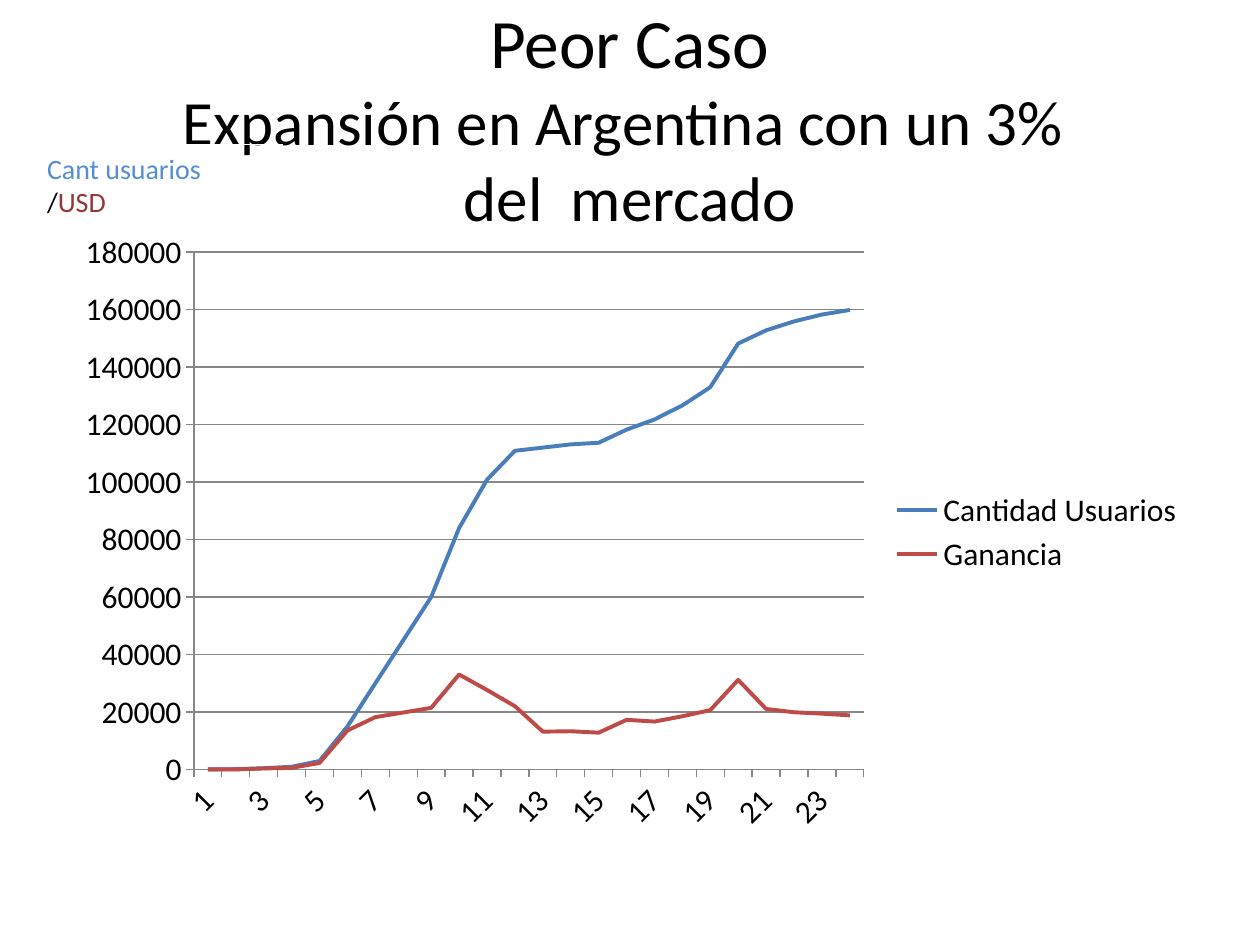
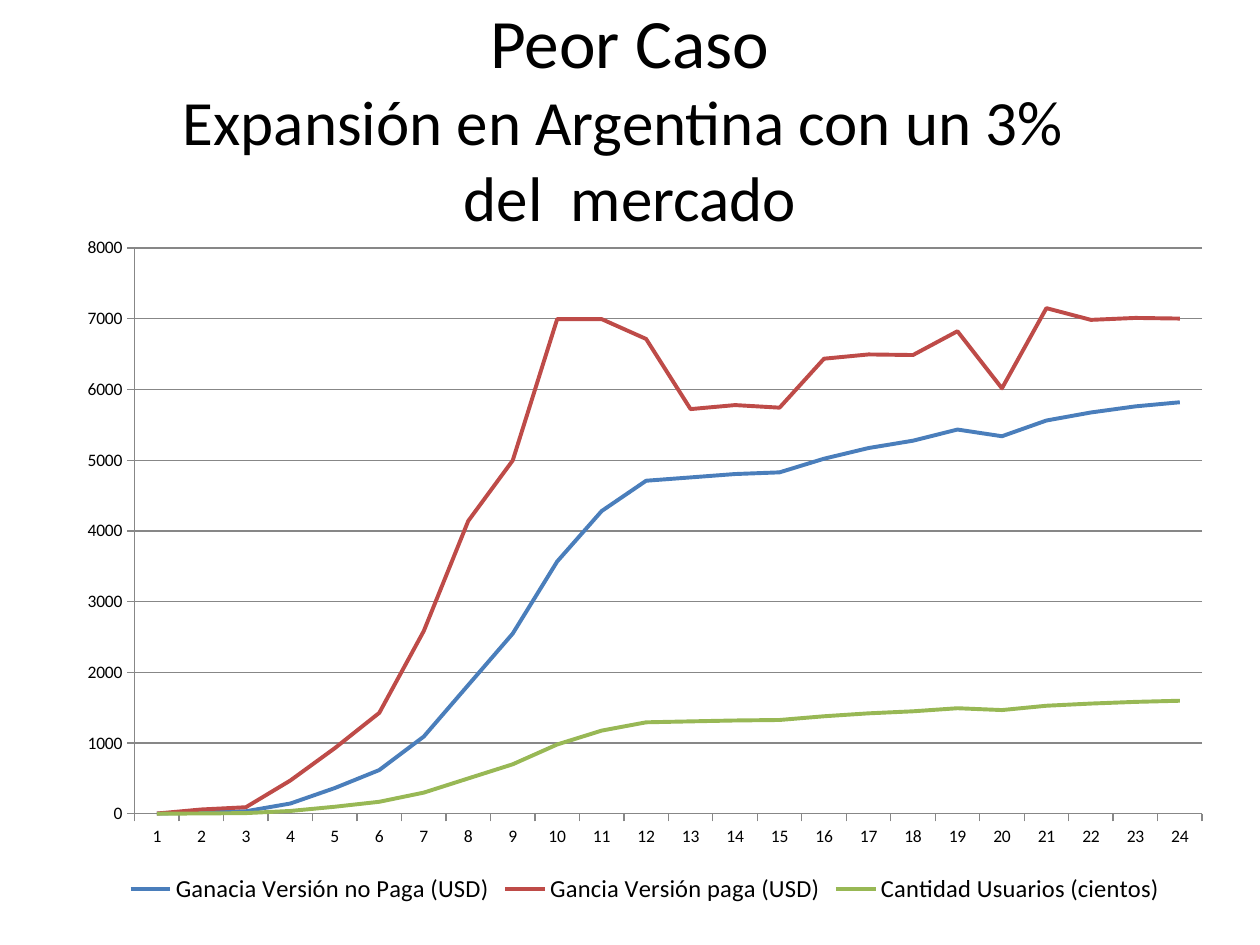
Before and after one commit to dschenkelman/taller-proyectos, a slide deck: slide 7 of Assets/Presentación negocio.pptx (slide 8 before the commit). Drawn at 1260x945 pixels with LibreOffice and Linux fonts; fonts in the diff are those of the drawing. Boxes give left, top, right and bottom in pixels: in the first picture for what was removed or moved away, otherwise in the second. Text is boxed around its words. In the diff, an @@ line names an element or a change of style, - is before the commit and + after.

```diff
--- a/Assets/Presentación negocio.pptx
+++ b/Assets/Presentación negocio.pptx
@@ rectangle removed at bbox=[35, 145, 284, 226] @@
-Cant usuarios
-/USD
@@ line chart at bbox=[64, 224, 1225, 908] @@
-Cantidad Usuarios: 0, 0, 0, 1000, 3000, 15000, 30000, 45000, 60000, 84000, 101000, 111000, 112000, 113000, 114000, 118000, 122000, 127000, 133000, 148000, 153000, 156000, 158000, 160000
+Ganacia Versión no Paga (USD): 0, 0, 0, 100, 400, 600, 1100, 1800, 2500, 3600, 4300, 4700, 4800, 4800, 4800, 5000, 5200, 5300, 5400, 5300, 5600, 5700, 5800, 5800
-Ganancia: 0, 0, 0, 1000, 2000, 14000, 18000, 20000, 21000, 33000, 28000, 22000, 13000, 13000, 13000, 17000, 17000, 19000, 21000, 31000, 21000, 20000, 19000, 19000
+Gancia Versión paga (USD): 0, 100, 100, 500, 900, 1400, 2600, 4100, 5000, 7000, 7000, 6700, 5700, 5800, 5700, 6400, 6500, 6500, 6800, 6000, 7100, 7000, 7000, 7000
+Cantidad Usuarios (cientos): 0, 0, 0, 0, 100, 200, 300, 500, 700, 1000, 1200, 1300, 1300, 1300, 1300, 1400, 1400, 1400, 1500, 1500, 1500, 1600, 1600, 1600
@@ legend changed @@
@@ value axis changed @@
@@ lettering changed @@
@@ line chart: place and size @@
-line chart at bbox=[63, 220, 1197, 844]
+line chart at bbox=[64, 224, 1225, 908]
```
Also in this commit, not shown: 1 other slide changed, 1 slide added, 1 slide removed, 2 other files.
